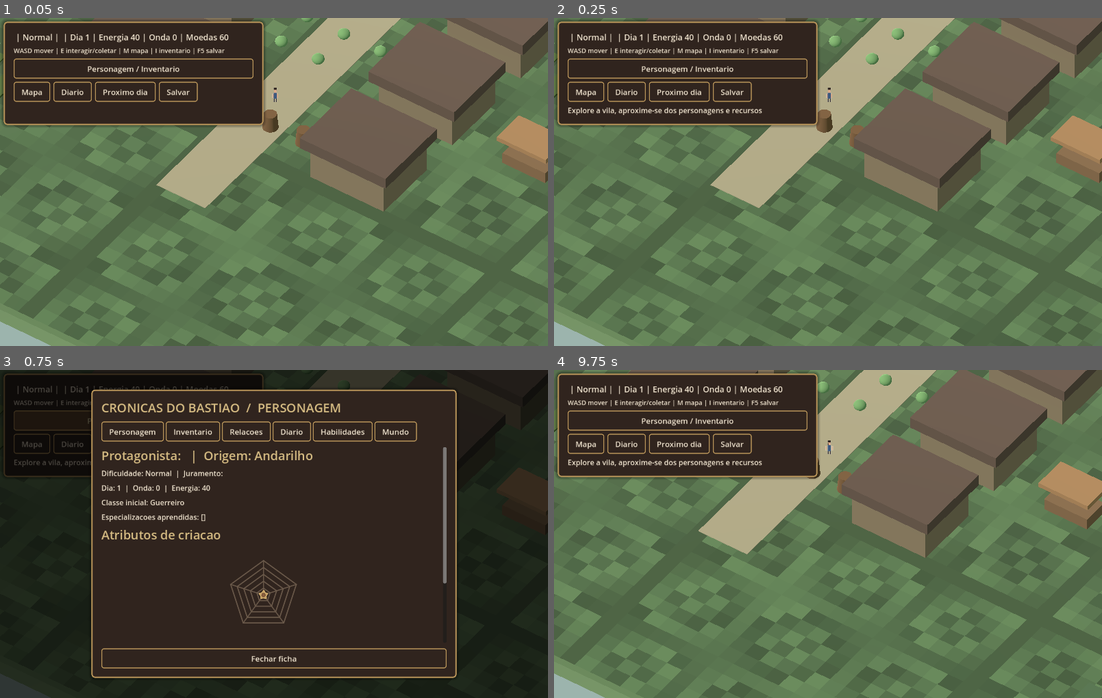
Above: before the commit, frames 1-4 (two rows, left to right).
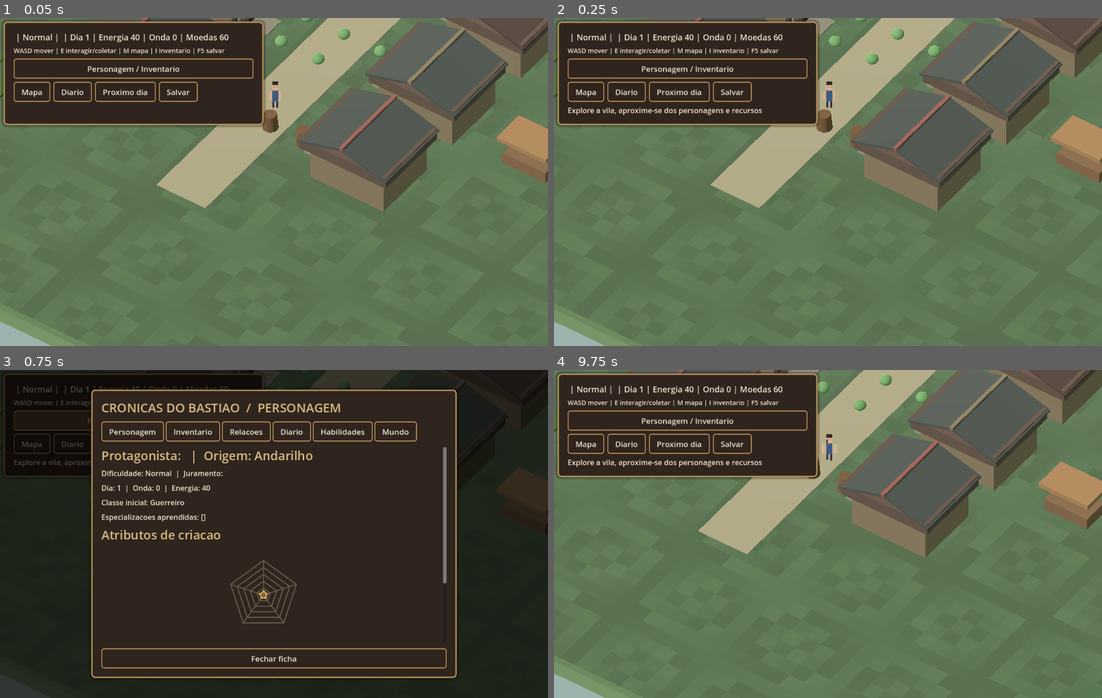
Above: after the commit, the same moments.

Repository: alexandre10227-afk/fortaleza-ultimo-bastiao
Game: Godot game, scene res://scenes/world.tscn
The game is run twice, just before and just after one commit, with the same random seed, the same clock (stepped at 60 frames per second) and the same inputs. This scene is started directly instead of the project's main scene.
Inputs (mouse positions are in pixels of both pictures, inside the frame that each line leads up to):
- Up to frame 1 (0.05 s): no input
- Up to frame 2 (0.25 s): no input
- Up to frame 3 (0.75 s): click "Personagem / Inventario" at 0.5 s
- Up to frame 4 (9.75 s): click "Mapa" at 1.25 s; click "Diario" at 2 s; click "Proximo dia" at 2.75 s; click "Salvar" at 3.5 s; click "Personagem" at 4.25 s; click "Inventario" at 5 s; click "Relacoes" at 5.75 s; click "Diario" at 6.5 s; click "Habilidades" at 7.25 s; click "Mundo" at 8 s; click "Fechar ficha" at 8.75 s; tap Enter at 9.5, 9.6 s; move the mouse to (948, 517) at 9.52 s; hold D from 9.53 s (still down); click (948, 517) at 9.67 s

The runs differ from the first frame. In frame 1, 5.3% of the frame differs, in the area x 17-100%, y 0-51%; in frame 2, 5.3%; in frame 3, less than 0.1%; in frame 4, 5.2%.

Commit message:
style(stage1): original gabled roofs, windows, doors, clearer sprites and softer terrain

Diff:
--- a/novo_projeto/scripts/world.gd
+++ b/novo_projeto/scripts/world.gd
@@ -96,6 +96,37 @@
         body.add_child(collision)
         parent.add_child(body)
 
+func _decorate_house(side: float, z: float, index: int) -> void:
+    # Original decorative roofs/facades built only once at scene initialization.
+    var facing := 1.0 if side < 0.0 else -1.0
+    var door_x := side + facing * 3.06
+    var accent := Color("#a98048") if index == 0 else Color("#787f68") if index == 1 else Color("#985b51") if index == 4 else Color("#8a745b")
+    _make_box(settlement, Vector3(door_x, 1.1, z), Vector3(0.13, 2.2, 1.35), Color("#493727"))
+    _make_box(settlement, Vector3(door_x + facing * 0.08, 1.1, z + 0.41), Vector3(0.14, 0.13, 0.13), Color("#c9a46b"))
+    for offset_z in [-1.7, 1.7]:
+        _make_box(settlement, Vector3(door_x, 1.65, z + offset_z), Vector3(.17, 1.12, .85), Color("#42342b"))
+        _make_box(settlement, Vector3(door_x + facing * .09, 1.64, z + offset_z), Vector3(.09, .87, .60), Color("#b9b5a0"))
+        _make_box(settlement, Vector3(door_x + facing * .17, 1.65, z + offset_z), Vector3(.10, .86, .09), Color("#6b503b"))
+    for roof_half in [-1.0, 1.0]:
+        var roof := MeshInstance3D.new()
+        var roof_box := BoxMesh.new()
+        roof_box.size = Vector3(3.95, .20, 6.3)
+        roof.mesh = roof_box
+        roof.position = Vector3(side + roof_half * 1.73, 4.0, z)
+        roof.rotation.z = -roof_half * 0.30
+        var tint := Color("#574139") if index in [0, 2] else Color("#4e514b")
+        var material_key := tint.to_html()
+        if not _shared_materials.has(material_key):
+            var roof_mat := StandardMaterial3D.new()
+            roof_mat.albedo_color = tint
+            _shared_materials[material_key] = roof_mat
+        roof.material_override = _shared_materials[material_key]
+        settlement.add_child(roof)
+    _make_box(settlement, Vector3(side, 4.65, z), Vector3(.27, .27, 6.4), accent)
+    _make_box(settlement, Vector3(door_x + facing*.75, .07, z), Vector3(1.8,.11,1.65), Color("#8a806d"))
+    _make_box(settlement, Vector3(door_x, 2.82, z), Vector3(.13,.24,1.7), accent)
+    _make_box(settlement, Vector3(door_x + facing*.13, 2.63, z), Vector3(.08,.38,1.25), accent)
+
 func _generate_world() -> void:
     var light := DirectionalLight3D.new()
     light.rotation_degrees = Vector3(-50, -35, 0)
@@ -121,6 +152,8 @@
         _make_box(settlement, Vector3(9, 1.4, z), Vector3(6, 2.8, 5), Color("#88735a"), true)
         _make_box(settlement, Vector3(-9, 3.2, z), Vector3(7, .9, 6), Color("#655044"))
         _make_box(settlement, Vector3(9, 3.2, z), Vector3(7, .9, 6), Color("#655044"))
+        _decorate_house(-9.0, z, i)
+        _decorate_house(9.0, z, i)
     for i in range(16):
         var z := -28.0 + i * 4.0
         _make_box(settlement, Vector3(-30, 1.0, z), Vector3(1.5, 2.0, 2), Color("#526a48"))
@@ -143,7 +176,7 @@
     _player_sprite = character
     _player_walk_frames = ACTOR_ANIM.make_frames(GameState.character_appearance)
     character.texture = _player_walk_frames["down:0"]
-    character.pixel_size = 0.028
+    character.pixel_size = 0.053
     character.position.y = 0.82
     character.billboard = BaseMaterial3D.BILLBOARD_ENABLED
     character.shaded = false
@@ -585,7 +618,7 @@
     for y in range(64):
         for x in range(64):
             var n := (x * 71 + y * 43 + x * y * 3) % 19
-            img.set_pixel(x, y, Color.from_hsv(.27, .34, .33 + float(n) * .009))
+            img.set_pixel(x, y, Color.from_hsv(.27, .29, .39 + float(n) * .003))
     var mat := StandardMaterial3D.new()
     mat.albedo_texture = ImageTexture.create_from_image(img)
     mat.texture_filter = BaseMaterial3D.TEXTURE_FILTER_NEAREST
@@ -730,7 +763,7 @@
     var id := str(data["id"])
     npc.name = "NPC_" + id
     npc.texture = _sprite_texture
-    npc.pixel_size = 0.026
+    npc.pixel_size = 0.048
     npc.billboard = BaseMaterial3D.BILLBOARD_ENABLED
     npc.shaded = false
     npc.position = ROUTINES.position_for(id, GameState.day) + Vector3(0, 1, 0)
